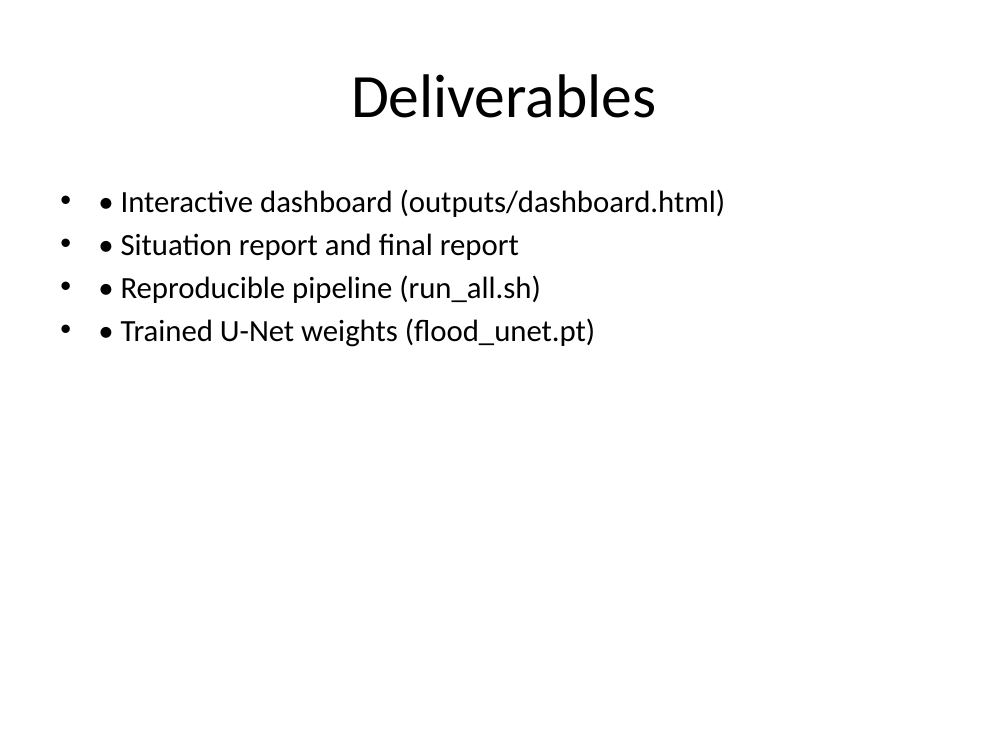
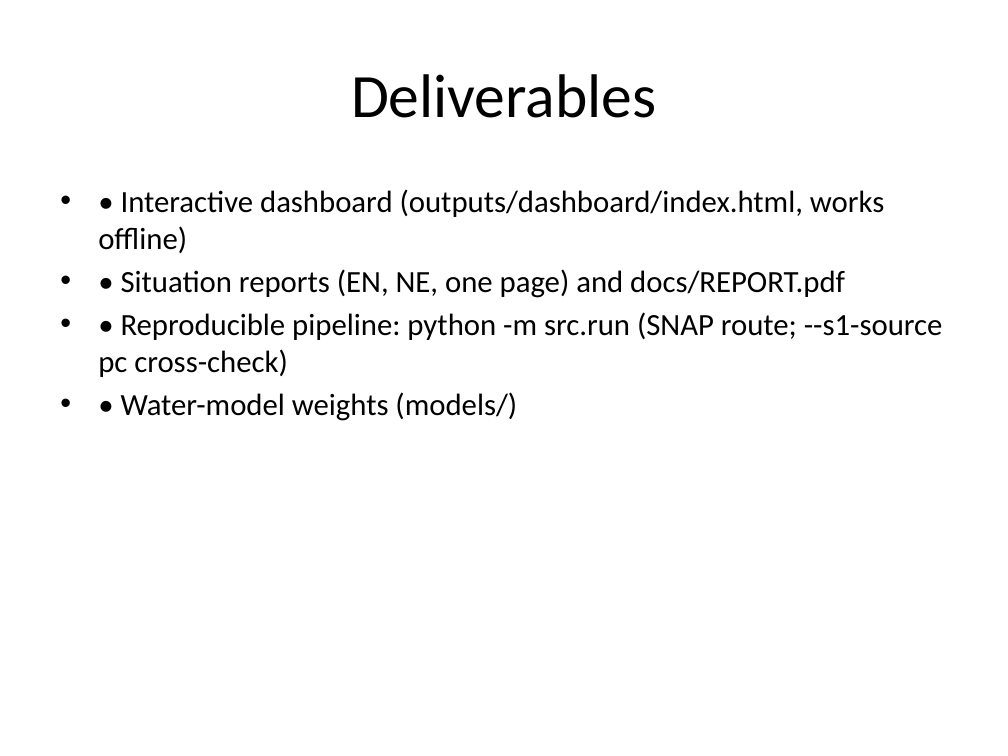
Before and after one commit to MANIKANTH678/trishuli-flood-mapping, a slide deck: slide 8 of outputs/presentation.pptx (slide 9 before the commit). Drawn at 1008x756 pixels with LibreOffice and Linux fonts; fonts in the diff are those of the drawing. Boxes give left, top, right and bottom in pixels: in the first picture for what was removed or moved away, otherwise in the second. Text is boxed around its words. In the diff, an @@ line names an element or a change of style, - is before the commit and + after.

```diff
--- a/outputs/presentation.pptx
+++ b/outputs/presentation.pptx
@@ text at bbox=[98, 189, 943, 421]: text changed @@
-• • Interactive dashboard (outputs/dashboard.html)
-• • Situation report and final report
-• • Reproducible pipeline (run_all.sh)
-• • Trained U-Net weights (flood_unet.pt)
+• • Interactive dashboard (outputs/dashboard/index.html, works offline)
+• • Situation reports (EN, NE, one page) and docs/REPORT.pdf
+• • Reproducible pipeline: python -m src.run (SNAP route; --s1-source pc cross-check)
+• • Water-model weights (models/)
```
Also in this commit, not shown: 6 other slides changed, 2 slides added, 3 slides removed, 4 other files.
